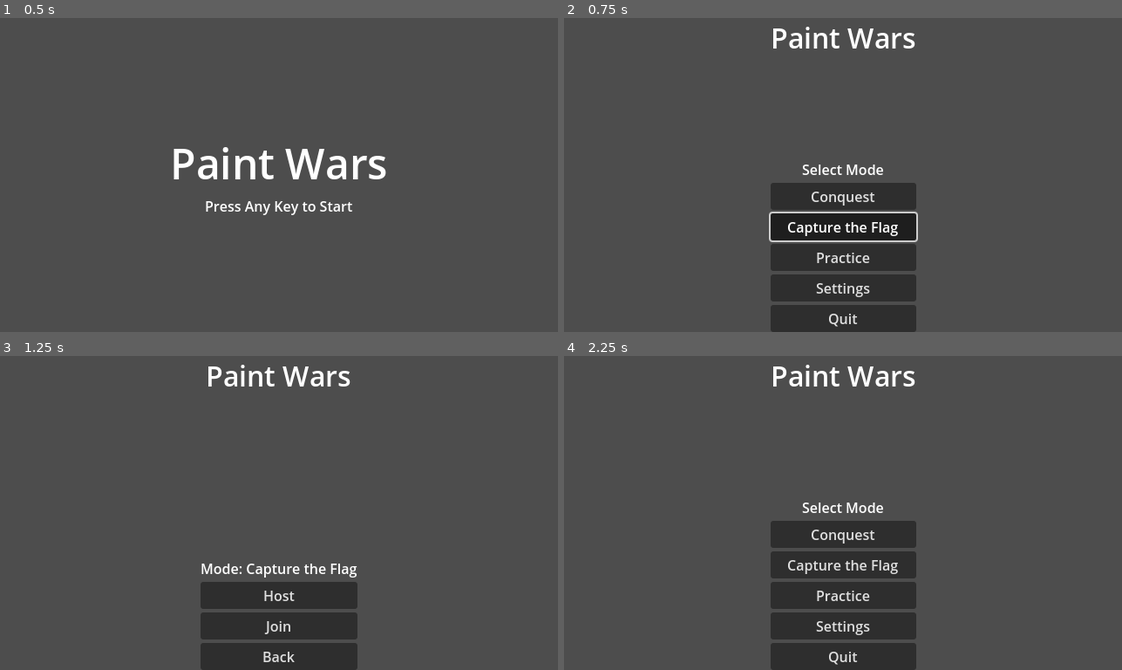
Above: before the commit, frames 1-4 (two rows, left to right).
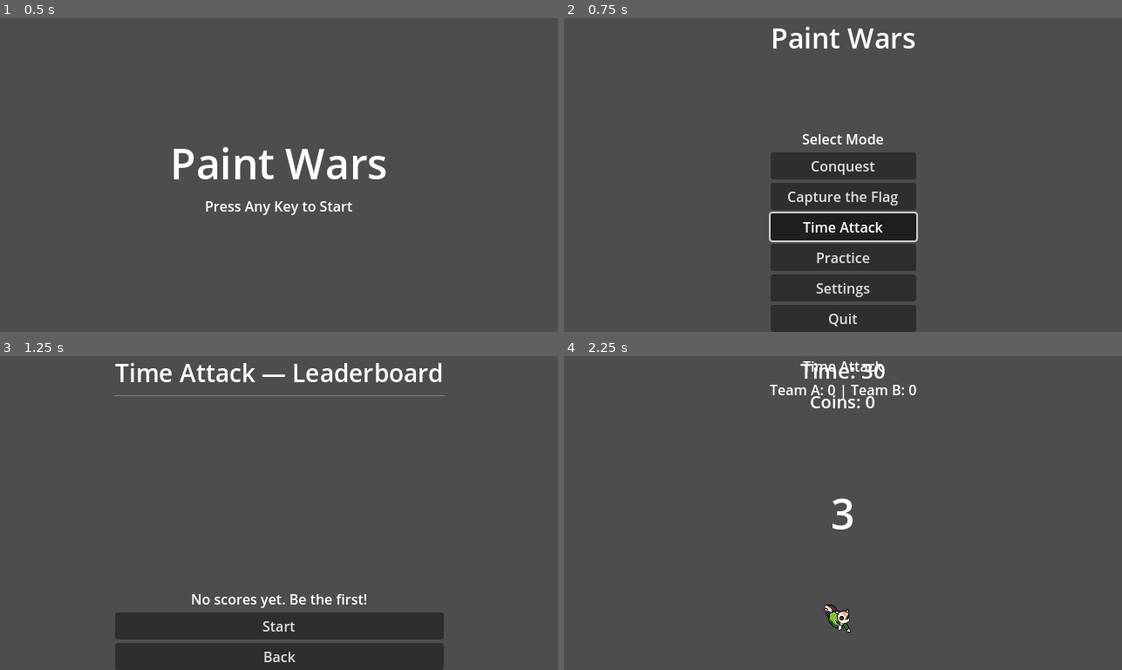
Above: after the commit, the same moments.

Repository: Makerspace-Durham/paint-wars
Game: Godot game, scene res://Scenes/UI/TitleScreen/title_screen.tscn
Two runs of this game, one before a commit and one after it. Both use one fixed random seed, a clock stepped at 60 frames per second and the inputs below.
Inputs (mouse positions are in pixels of both pictures, inside the frame that each line leads up to):
- Up to frame 1 (0.5 s): no input
- Up to frame 2 (0.75 s): tap Enter at 0.5 s; move the mouse to (815, 237) at 0.52 s; hold D (move_right) from 0.53 s (still down); hold R (run) from 0.53 s (still down); click (815, 237) at 0.67 s
- Up to frame 3 (1.25 s): keep holding D (move_right); keep holding R (run); tap Space (jump) at 0.77 s
- Up to frame 4 (2.25 s): release D (move_right) at 1.25 s; release R (run) at 1.25 s; click (843, 626) at 1.25 s, where only the run after the commit has a clickable "Start"; click (843, 553) at 2 s, where only the run before the commit has a clickable "Back"

Frame 1 is identical in both runs. In frame 2, 3.2% of the frame differs, in the area x 37-64%, y 36-70%; in frame 3, 10%; in frame 4, 13%, in the area x 36-64%, y 1-100%.

Commit message:
Added new game mode

Diff:
--- a/Global/UiManager/ui_manager.gd
+++ b/Global/UiManager/ui_manager.gd
@@ -34,6 +34,8 @@
 			mode_label.text = "Conquest — First to %d" % Constants.CONQUEST_WIN_SCORE
 		Constants.GameMode.CAPTURE_THE_FLAG:
 			mode_label.text = "CTF — First to %d Captures" % Constants.CTF_WIN_CAPTURES
+		Constants.GameMode.TIME_ATTACK:
+			mode_label.text = "Time Attack"
 
 func _reset_scores() -> void:
 	team_a_score.text = "Team A: 0"
--- a/Global/constants.gd
+++ b/Global/constants.gd
@@ -5,7 +5,7 @@
 const TEAM_B: int = 1
 
 # Game Modes
-enum GameMode { CONQUEST, CAPTURE_THE_FLAG }
+enum GameMode { CONQUEST, CAPTURE_THE_FLAG, TIME_ATTACK }
 
 # Conquest
 const CONQUEST_WIN_SCORE: int = 100
@@ -16,6 +16,10 @@
 
 # CTF
 const CTF_WIN_CAPTURES: int = 3
+
+#Time Attack
+const TIME_ATTACK_DURATION = 30.0
+const TIME_ATTACK_MAX_COINS = 5
 
 # Player
 const SPRAY_COOLDOWN: float = 0.5       # seconds
--- a/Global/game_manager.gd
+++ b/Global/game_manager.gd
@@ -3,6 +3,7 @@
 var current_mode: Constants.GameMode = Constants.GameMode.CONQUEST
 var is_practice_mode: bool = false
 var game_active: bool = false
+var time_attack_last_score: int = 0
 
 # -- Scores --
 var team_scores: Dictionary = {
--- /dev/null
+++ b/Global/leaderboard.gd
@@ -0,0 +1,69 @@
+extends Node
+
+const LEADERBOARD_PATH: String = "user://time_attack_leaderboard.json"
+const MAX_ENTRIES: int = 20
+
+var entries: Array = []
+
+func _ready() -> void:
+	load_leaderboard()
+
+# -- Public API --
+
+func add_entry(player_name: String, score: int) -> int:
+	"""Adds an entry, sorts, trims to top 20. Returns the rank (0-based), or -1 if not placed."""
+	var entry := { "name": player_name, "score": score }
+	entries.append(entry)
+	entries.sort_custom(_compare_entries)
+
+	if entries.size() > MAX_ENTRIES:
+		entries.resize(MAX_ENTRIES)
+
+	save_leaderboard()
+
+	# Return rank
+	for i in entries.size():
+		if entries[i] == entry:
+			return i
+	return -1
+
+func get_entries() -> Array:
+	return entries
+
+func is_high_score(score: int) -> bool:
+	if entries.size() < MAX_ENTRIES:
+		return true
+	return score > entries[entries.size() - 1]["score"]
+
+# -- Persistence --
+
+func save_leaderboard() -> void:
+	var file := FileAccess.open(LEADERBOARD_PATH, FileAccess.WRITE)
+	if not file:
+		push_error("Failed to save leaderboard: %s" % FileAccess.get_open_error())
+		return
+	file.store_string(JSON.stringify(entries, "\t"))
+
+func load_leaderboard() -> void:
+	if not FileAccess.file_exists(LEADERBOARD_PATH):
+		entries = []
+		return
+
+	var file := FileAccess.open(LEADERBOARD_PATH, FileAccess.READ)
+	if not file:
+		push_error("Failed to load leaderboard: %s" % FileAccess.get_open_error())
+		entries = []
+		return
+
+	var text := file.get_as_text()
+	var parsed = JSON.parse_string(text)
+	if parsed is Array:
+		entries = parsed
+		entries.sort_custom(_compare_entries)
+	else:
+		entries = []
+
+# -- Sorting --
+
+func _compare_entries(a: Dictionary, b: Dictionary) -> bool:
+	return a["score"] > b["score"]
--- /dev/null
+++ b/Scenes/TimeAttack/coin.gd
@@ -0,0 +1,15 @@
+extends Area2D
+
+signal collected
+
+func _ready() -> void:
+	body_entered.connect(_on_body_entered)
+
+func _on_body_entered(body: Node) -> void:
+	if not body.has_method("apply_stun"):
+		return
+	# Only the local player can collect
+	if not body.is_multiplayer_authority():
+		return
+	collected.emit()
+	queue_free()
--- /dev/null
+++ b/Scenes/TimeAttack/coin.tscn
@@ -0,0 +1,17 @@
+[gd_scene load_steps=4 format=3 uid="uid://bdvq0sjvffvas"]
+
+[ext_resource type="Script" uid="uid://b2vid6558hdoe" path="res://Scenes/TimeAttack/coin.gd" id="1_1k3jh"]
+[ext_resource type="Texture2D" uid="uid://eigxb2m74dhg" path="res://Assets/Objects/SprayCan.png" id="2_smh20"]
+
+[sub_resource type="CircleShape2D" id="CircleShape2D_coin"]
+radius = 8.0
+
+[node name="Coin" type="Area2D"]
+collision_layer = 4
+script = ExtResource("1_1k3jh")
+
+[node name="Sprite" type="Sprite2D" parent="."]
+texture = ExtResource("2_smh20")
+
+[node name="CollisionShape2D" type="CollisionShape2D" parent="."]
+shape = SubResource("CircleShape2D_coin")
--- /dev/null
+++ b/Scenes/TimeAttack/time_attack_game.gd
@@ -0,0 +1,131 @@
+extends Node2D
+
+const COIN_SCENE: PackedScene = preload("res://Scenes/TimeAttack/coin.tscn")
+const PLAYER_SCENE: PackedScene = preload("res://Scenes/Player/player.tscn")
+
+@onready var timer_label: Label = $CanvasLayer/HUD/VBoxContainer/TimerLabel
+@onready var score_label: Label = $CanvasLayer/HUD/VBoxContainer/ScoreLabel
+@onready var countdown_label: Label = $CanvasLayer/CountdownLabel
+@onready var game_timer: Timer = $GameTimer
+@onready var coin_container: Node2D = $CoinContainer
+@onready var player_spawn: Marker2D = $PlayerSpawn
+
+var score: int = 0
+var time_remaining: float = Constants.TIME_ATTACK_DURATION
+var _game_running: bool = false
+var _coin_spawns: Array[Vector2] = []
+var _active_spawn_indices: Array[int] = []  # tracks which spawn points have coins
+
+func _ready() -> void:
+	# Cache coin spawn points from the CoinSpawns node
+	var coin_spawns_node := get_node_or_null("CoinSpawns")
+	if coin_spawns_node:
+		for marker in coin_spawns_node.get_children():
+			if marker is Marker2D:
+				_coin_spawns.append(marker.global_position)
+
+	# Spawn the player
+	_spawn_player()
+
+	# Start with a 3-2-1 countdown
+	_run_countdown()
+
+func _spawn_player() -> void:
+	var player := PLAYER_SCENE.instantiate()
+	player.set_multiplayer_authority(1)
+	player.add_to_group("players")
+	if player_spawn:
+		player.global_position = player_spawn.global_position
+	add_child(player)
+
+func _run_countdown() -> void:
+	countdown_label.visible = true
+	timer_label.text = "Time: %d" % int(Constants.TIME_ATTACK_DURATION)
+	score_label.text = "Coins: 0"
+
+	for i in [3, 2, 1]:
+		countdown_label.text = str(i)
+		await get_tree().create_timer(1.0).timeout
+
+	countdown_label.text = "GO!"
+	await get_tree().create_timer(0.5).timeout
+	countdown_label.visible = false
+
+	_start_game()
+
+func _start_game() -> void:
+	_game_running = true
+	time_remaining = Constants.TIME_ATTACK_DURATION
+
+	# Spawn initial coins
+	_spawn_initial_coins()
+
+func _spawn_initial_coins() -> void:
+	# Spawn coins at up to half the available spawn points to start
+	var count := mini(_coin_spawns.size(), Constants.TIME_ATTACK_MAX_COINS)
+	var indices: Array[int] = []
+	for i in _coin_spawns.size():
+		indices.append(i)
+	indices.shuffle()
+
+	for i in count:
+		_spawn_coin_at_index(indices[i])
+
+func _spawn_coin_at_index(index: int) -> void:
+	if index in _active_spawn_indices:
+		return
+	var coin := COIN_SCENE.instantiate()
+	coin.global_position = _coin_spawns[index]
+	coin.collected.connect(_on_coin_collected.bind(index))
+	coin_container.add_child(coin)
+	_active_spawn_indices.append(index)
+
+func _on_coin_collected(spawn_index: int) -> void:
+	if not _game_running:
+		return
+	score += 1
+	score_label.text = "Coins: %d" % score
+	_active_spawn_indices.erase(spawn_index)
+
+	# Spawn a replacement coin at a random free spot
+	_spawn_replacement_coin()
+
+func _spawn_replacement_coin() -> void:
+	var free_indices: Array[int] = []
+	for i in _coin_spawns.size():
+		if i not in _active_spawn_indices:
+			free_indices.append(i)
+
+	if free_indices.is_empty():
+		return
+
+	free_indices.shuffle()
+	_spawn_coin_at_index(free_indices[0])
+
+func _process(delta: float) -> void:
+	if not _game_running:
+		return
+
+	time_remaining -= delta
+	timer_label.text = "Time: %d" % max(ceili(time_remaining), 0)
+
+	if time_remaining <= 0.0:
+		_end_game()
+
+func _end_game() -> void:
+	_game_running = false
+	time_remaining = 0.0
+	timer_label.text = "Time: 0"
+
+	# Clear remaining coins
+	for coin in coin_container.get_children():
+		coin.queue_free()
+
+	# Show "Time's Up!" briefly, then go to results
+	countdown_label.text = "Time's Up!"
+	countdown_label.visible = true
+	await get_tree().create_timer(2.0).timeout
+
+	# Store score for the results screen to read
+	GameManager.time_attack_last_score = score
+	UiManager.go_to_scene("res://Scenes/UI/TimeAttackResults/time_attack_results.tscn")
--- /dev/null
+++ b/Scenes/TimeAttack/time_attack_game.tscn
@@ -0,0 +1,175 @@
+[gd_scene load_steps=8 format=3 uid="uid://bigw1it87payt"]
+
+[ext_resource type="Script" uid="uid://dryqv52yglntk" path="res://Scenes/TimeAttack/time_attack_game.gd" id="1_tagame"]
+[ext_resource type="Texture2D" uid="uid://vv6spjiqss1" path="res://Assets/Environment/Sky_Tileset.png" id="2_ye0bq"]
+[ext_resource type="Texture2D" uid="uid://cfgn28hvqo8qy" path="res://Assets/Environment/Jungle_Tileset.png" id="3_w1pv5"]
+
+[sub_resource type="TileSetAtlasSource" id="TileSetAtlasSource_ignym"]
+texture = ExtResource("2_ye0bq")
+0:0/0 = 0
+1:0/0 = 0
+2:0/0 = 0
+3:0/0 = 0
+0:1/0 = 0
+1:1/0 = 0
+2:1/0 = 0
+3:1/0 = 0
+0:2/0 = 0
+1:2/0 = 0
+2:2/0 = 0
+3:2/0 = 0
+3:3/0 = 0
+
+[sub_resource type="TileSet" id="TileSet_4l1us"]
+sources/0 = SubResource("TileSetAtlasSource_ignym")
+
+[sub_resource type="TileSetAtlasSource" id="TileSetAtlasSource_7dvdi"]
+texture = ExtResource("3_w1pv5")
+0:0/0 = 0
+1:0/0 = 0
+2:0/0 = 0
+3:0/0 = 0
+4:0/0 = 0
+5:0/0 = 0
+6:0/0 = 0
+7:0/0 = 0
+8:0/0 = 0
+9:0/0 = 0
+0:1/0 = 0
+1:1/0 = 0
+2:1/0 = 0
+7:1/0 = 0
+8:1/0 = 0
+9:1/0 = 0
+0:2/0 = 0
+1:2/0 = 0
+2:2/0 = 0
+0:3/0 = 0
+1:3/0 = 0
+2:3/0 = 0
+3:3/0 = 0
+4:3/0 = 0
+5:3/0 = 0
+6:3/0 = 0
+7:3/0 = 0
+0:4/0 = 0
+1:4/0 = 0
+2:4/0 = 0
+3:4/0 = 0
+4:4/0 = 0
+5:4/0 = 0
+6:4/0 = 0
+7:4/0 = 0
+0:7/0 = 0
+1:7/0 = 0
+2:7/0 = 0
+0:9/0 = 0
+1:9/0 = 0
+2:9/0 = 0
+3:9/0 = 0
+4:9/0 = 0
+5:9/0 = 0
+6:9/0 = 0
+7:9/0 = 0
+
+[sub_resource type="TileSet" id="TileSet_alm8q"]
+sources/0 = SubResource("TileSetAtlasSource_7dvdi")
+
+[node name="TimeAttackGame" type="Node2D"]
+script = ExtResource("1_tagame")
+
+[node name="Sky" type="TileMapLayer" parent="."]
+tile_set = SubResource("TileSet_4l1us")
+
+[node name="Environment" type="TileMapLayer" parent="."]
+tile_set = SubResource("TileSet_alm8q")
+
+[node name="CanvasLayer" type="CanvasLayer" parent="."]
+
+[node name="HUD" type="Control" parent="CanvasLayer"]
+layout_mode = 3
+anchors_preset = 15
+anchor_right = 1.0
+anchor_bottom = 1.0
+grow_horizontal = 2
+grow_vertical = 2
+
+[node name="VBoxContainer" type="VBoxContainer" parent="CanvasLayer/HUD"]
+layout_mode = 1
+anchors_preset = 5
+anchor_left = 0.5
+anchor_right = 0.5
+offset_left = -80.0
+offset_right = 80.0
+offset_bottom = 50.0
+grow_horizontal = 2
+
+[node name="TimerLabel" type="Label" parent="CanvasLayer/HUD/VBoxContainer"]
+layout_mode = 2
+theme_override_font_sizes/font_size = 24
+text = "Time: 30"
+horizontal_alignment = 1
+
+[node name="ScoreLabel" type="Label" parent="CanvasLayer/HUD/VBoxContainer"]
+layout_mode = 2
+theme_override_font_sizes/font_size = 20
+text = "Coins: 0"
+horizontal_alignment = 1
+
+[node name="CountdownLabel" type="Label" parent="CanvasLayer"]
+visible = false
+anchors_preset = 8
+anchor_left = 0.5
+anchor_top = 0.5
+anchor_right = 0.5
+anchor_bottom = 0.5
+offset_left = -50.0
+offset_top = -30.0
+offset_right = 50.0
+offset_bottom = 30.0
+grow_horizontal = 2
+grow_vertical = 2
+theme_override_font_sizes/font_size = 48
+text = "3"
+horizontal_alignment = 1
+vertical_alignment = 1
+
+[node name="GameTimer" type="Timer" parent="."]
+one_shot = true
+
+[node name="CoinContainer" type="Node2D" parent="."]
+
+[node name="PlayerSpawn" type="Marker2D" parent="."]
+position = Vector2(200, 300)
+
+[node name="CoinSpawns" type="Node2D" parent="."]
+
+[node name="Spawn1" type="Marker2D" parent="CoinSpawns"]
+position = Vector2(400, 280)
+
+[node name="Spawn2" type="Marker2D" parent="CoinSpawns"]
+position = Vector2(600, 280)
+
+[node name="Spawn3" type="Marker2D" parent="CoinSpawns"]
+position = Vector2(800, 280)
+
+[node name="Spawn4" type="Marker2D" parent="CoinSpawns"]
+position = Vector2(300, 180)
+
+[node name="Spawn5" type="Marker2D" parent="CoinSpawns"]
+position = Vector2(500, 180)
+
+[node name="Spawn6" type="Marker2D" parent="CoinSpawns"]
+position = Vector2(700, 180)
+
+[node name="Spawn7" type="Marker2D" parent="CoinSpawns"]
+position = Vector2(200, 80)
+
+[node name="Spawn8" type="Marker2D" parent="CoinSpawns"]
+position = Vector2(400, 80)
+
+[node name="Spawn9" type="Marker2D" parent="CoinSpawns"]
+position = Vector2(600, 80)
+
+[node name="Spawn10" type="Marker2D" parent="CoinSpawns"]
+position = Vector2(800, 80)
--- a/Scenes/UI/MainMenu/main_menu.gd
+++ b/Scenes/UI/MainMenu/main_menu.gd
@@ -78,3 +78,7 @@
 func _on_back_button_pressed() -> void:
 	GameManager.is_practice_mode = false
 	_show_mode_view()
+
+
+func _on_time_attack_button_pressed() -> void:
+	UiManager.go_to_scene("res://Scenes/UI/TimeAttackLeaderboard/time_attack_leaderboard.tscn")
--- a/Scenes/UI/MainMenu/main_menu.tscn
+++ b/Scenes/UI/MainMenu/main_menu.tscn
@@ -61,6 +61,11 @@
 size_flags_vertical = 2
 text = "Capture the Flag"
 
+[node name="TimeAttackButton" type="Button" parent="VBoxContainer/ModeView"]
+layout_mode = 2
+size_flags_vertical = 2
+text = "Time Attack"
+
 [node name="PracticeButton" type="Button" parent="VBoxContainer/ModeView"]
 layout_mode = 2
 size_flags_vertical = 2
@@ -109,6 +114,7 @@
 
 [connection signal="pressed" from="VBoxContainer/ModeView/ConquestButton" to="." method="_on_conquest_button_pressed"]
 [connection signal="pressed" from="VBoxContainer/ModeView/CTFButton" to="." method="_on_ctf_button_pressed"]
+[connection signal="pressed" from="VBoxContainer/ModeView/TimeAttackButton" to="." method="_on_time_attack_button_pressed"]
 [connection signal="pressed" from="VBoxContainer/ModeView/PracticeButton" to="." method="_on_practice_button_pressed"]
 [connection signal="pressed" from="VBoxContainer/ModeView/SettingsButton" to="." method="_on_settings_button_pressed"]
 [connection signal="pressed" from="VBoxContainer/ModeView/QuitButton" to="." method="_on_quit_button_pressed"]
--- /dev/null
+++ b/Scenes/UI/TimeAttackLeaderboard/time_attack_leaderboard.gd
@@ -0,0 +1,57 @@
+extends Control
+
+@onready var score_list: VBoxContainer = $VBoxContainer/ScrollContainer/ScoreList
+@onready var no_scores_label: Label = $VBoxContainer/NoScoresLabel
+
+func _ready() -> void:
+	_refresh_leaderboard()
+
+func _refresh_leaderboard() -> void:
+	# Clear existing entries
+	for child in score_list.get_children():
+		child.queue_free()
+
+	var entries: Array = Leaderboard.get_entries()
+
+	if entries.is_empty():
+		no_scores_label.visible = true
+		no_scores_label.text = "No scores yet. Be the first!"
+		return
+
+	no_scores_label.visible = false
+
+	for i in entries.size():
+		var entry: Dictionary = entries[i]
+		var row := _build_score_row(i + 1, entry)
+		score_list.add_child(row)
+
+func _build_score_row(rank: int, entry: Dictionary) -> HBoxContainer:
+	var row := HBoxContainer.new()
+	row.add_theme_constant_override("separation", 12)
+
+	var rank_label := Label.new()
+	rank_label.text = "#%d" % rank
+	rank_label.custom_minimum_size.x = 40
+
+	var name_label := Label.new()
+	name_label.text = entry.get("name", "???")
+	name_label.size_flags_horizontal = Control.SIZE_EXPAND_FILL
+
+	var score_label := Label.new()
+	score_label.text = str(entry.get("score", 0))
+	score_label.horizontal_alignment = HORIZONTAL_ALIGNMENT_RIGHT
+	score_label.custom_minimum_size.x = 60
+
+	row.add_child(rank_label)
+	row.add_child(name_label)
+	row.add_child(score_label)
+	return row
+
+# -- Buttons --
+
+func _on_start_button_pressed() -> void:
+	GameManager.start_game(Constants.GameMode.TIME_ATTACK, true)
+	UiManager.go_to_scene("res://Scenes/TimeAttack/time_attack_game.tscn")
+
+func _on_back_button_pressed() -> void:
+	UiManager.go_to_scene("res://Scenes/UI/MainMenu/main_menu.tscn")
--- /dev/null
+++ b/Scenes/UI/TimeAttackLeaderboard/time_attack_leaderboard.tscn
@@ -0,0 +1,58 @@
+[gd_scene load_steps=2 format=3 uid="uid://dkmaxyk1s4uva"]
+
+[ext_resource type="Script" uid="uid://dl6bsu37l5dc1" path="res://Scenes/UI/TimeAttackLeaderboard/time_attack_leaderboard.gd" id="1_talb"]
+
+[node name="TimeAttackLeaderboard" type="Control"]
+layout_mode = 3
+anchors_preset = 15
+anchor_right = 1.0
+anchor_bottom = 1.0
+grow_horizontal = 2
+grow_vertical = 2
+script = ExtResource("1_talb")
+
+[node name="VBoxContainer" type="VBoxContainer" parent="."]
+layout_mode = 1
+anchors_preset = 13
+anchor_left = 0.5
+anchor_right = 0.5
+anchor_bottom = 1.0
+offset_left = -188.5
+offset_right = 188.5
+grow_horizontal = 2
+grow_vertical = 2
+
+[node name="TitleLabel" type="Label" parent="VBoxContainer"]
+layout_mode = 2
+theme_override_font_sizes/font_size = 28
+text = "Time Attack — Leaderboard"
+horizontal_alignment = 1
+
+[node name="HSeparator" type="HSeparator" parent="VBoxContainer"]
+layout_mode = 2
+
+[node name="ScrollContainer" type="ScrollContainer" parent="VBoxContainer"]
+layout_mode = 2
+size_flags_vertical = 3
+horizontal_scroll_mode = 0
+
+[node name="ScoreList" type="VBoxContainer" parent="VBoxContainer/ScrollContainer"]
+layout_mode = 2
+size_flags_horizontal = 3
+
+[node name="NoScoresLabel" type="Label" parent="VBoxContainer"]
+visible = false
+layout_mode = 2
+text = "No scores yet."
+horizontal_alignment = 1
+
+[node name="StartButton" type="Button" parent="VBoxContainer"]
+layout_mode = 2
+text = "Start"
+
+[node name="BackButton" type="Button" parent="VBoxContainer"]
+layout_mode = 2
+text = "Back"
+
+[connection signal="pressed" from="VBoxContainer/StartButton" to="." method="_on_start_button_pressed"]
+[connection signal="pressed" from="VBoxContainer/BackButton" to="." method="_on_back_button_pressed"]
--- /dev/null
+++ b/Scenes/UI/TimeAttackResults/time_attack_results.gd
@@ -0,0 +1,45 @@
+extends Control
+
+@onready var score_value_label: Label = $VBoxContainer/ScoreValueLabel
+@onready var name_input: LineEdit = $VBoxContainer/NameRow/NameInput
+@onready var save_button: Button = $VBoxContainer/SaveButton
+@onready var status_label: Label = $VBoxContainer/StatusLabel
+
+var _score: int = 0
+var _saved: bool = false
+
+func _ready() -> void:
+	_score = GameManager.time_attack_last_score
+	score_value_label.text = "You collected %d coins!" % _score
+	status_label.text = ""
+	save_button.disabled = false
+	name_input.max_length = 20
+	name_input.placeholder_text = "Enter your name"
+	name_input.text = ""
+
+func _on_save_button_pressed() -> void:
+	if _saved:
+		return
+
+	var player_name := name_input.text.strip_edges()
+	if player_name.is_empty():
+		status_label.text = "Please enter a name."
+		return
+
+	var rank := Leaderboard.add_entry(player_name, _score)
+	_saved = true
+	save_button.disabled = true
+	name_input.editable = false
+
+	if rank >= 0:
+		status_label.text = "Saved! You placed #%d." % (rank + 1)
+	else:
+		status_label.text = "Saved!"
+
+func _on_leaderboard_button_pressed() -> void:
+	GameManager.game_active = false
+	UiManager.go_to_scene("res://Scenes/UI/TimeAttackLeaderboard/time_attack_leaderboard.tscn")
+
+func _on_menu_button_pressed() -> void:
+	GameManager.game_active = false
+	UiManager.go_to_scene("res://Scenes/UI/MainMenu/main_menu.tscn")
--- /dev/null
+++ b/Scenes/UI/TimeAttackResults/time_attack_results.tscn
@@ -0,0 +1,75 @@
+[gd_scene load_steps=2 format=3]
+
+[ext_resource type="Script" path="res://Scenes/UI/TimeAttackResults/time_attack_results.gd" id="1_tares"]
+
+[node name="TimeAttackResults" type="Control"]
+layout_mode = 3
+anchors_preset = 15
+anchor_right = 1.0
+anchor_bottom = 1.0
+grow_horizontal = 2
+grow_vertical = 2
+script = ExtResource("1_tares")
+
+[node name="VBoxContainer" type="VBoxContainer" parent="."]
+layout_mode = 1
+anchors_preset = 8
+anchor_left = 0.5
+anchor_top = 0.5
+anchor_right = 0.5
+anchor_bottom = 0.5
+offset_left = -140.0
+offset_top = -120.0
+offset_right = 140.0
+offset_bottom = 120.0
+grow_horizontal = 2
+grow_vertical = 2
+
+[node name="TitleLabel" type="Label" parent="VBoxContainer"]
+layout_mode = 2
+theme_override_font_sizes/font_size = 28
+text = "Time's Up!"
+horizontal_alignment = 1
+
+[node name="ScoreValueLabel" type="Label" parent="VBoxContainer"]
+layout_mode = 2
+theme_override_font_sizes/font_size = 20
+text = "You collected 0 coins!"
+horizontal_alignment = 1
+
+[node name="HSeparator" type="HSeparator" parent="VBoxContainer"]
+layout_mode = 2
+
+[node name="NameRow" type="HBoxContainer" parent="VBoxContainer"]
+layout_mode = 2
+
+[node name="NameLabel" type="Label" parent="VBoxContainer/NameRow"]
+layout_mode = 2
+text = "Name:"
+
+[node name="NameInput" type="LineEdit" parent="VBoxContainer/NameRow"]
+layout_mode = 2
+size_flags_horizontal = 3
+
+[node name="SaveButton" type="Button" parent="VBoxContainer"]
+layout_mode = 2
+text = "Save Score"
+
+[node name="StatusLabel" type="Label" parent="VBoxContainer"]
+layout_mode = 2
+horizontal_alignment = 1
+
+[node name="HSeparator2" type="HSeparator" parent="VBoxContainer"]
+layout_mode = 2
+
+[node name="LeaderboardButton" type="Button" parent="VBoxContainer"]
+layout_mode = 2
+text = "View Leaderboard"
+
+[node name="MenuButton" type="Button" parent="VBoxContainer"]
+layout_mode = 2
+text = "Back to Menu"
+
+[connection signal="pressed" from="VBoxContainer/SaveButton" to="." method="_on_save_button_pressed"]
+[connection signal="pressed" from="VBoxContainer/LeaderboardButton" to="." method="_on_leaderboard_button_pressed"]
+[connection signal="pressed" from="VBoxContainer/MenuButton" to="." method="_on_menu_button_pressed"]
--- a/project.godot
+++ b/project.godot
@@ -22,6 +22,7 @@
 GameManager="*res://Global/game_manager.gd"
 UiManager="*res://Global/UiManager/ui_manager.tscn"
 Network="*res://Global/network.gd"
+Leaderboard="*res://Global/leaderboard.gd"
 
 [display]
 
Not shown, added: Global/leaderboard.gd.uid
Not shown, added: Scenes/TimeAttack/coin.gd.uid
Not shown, added: Scenes/TimeAttack/time_attack_game.gd.uid
Not shown, added: Scenes/UI/TimeAttackLeaderboard/time_attack_leaderboard.gd.uid
Not shown, added: Scenes/UI/TimeAttackResults/time_attack_results.gd.uid
